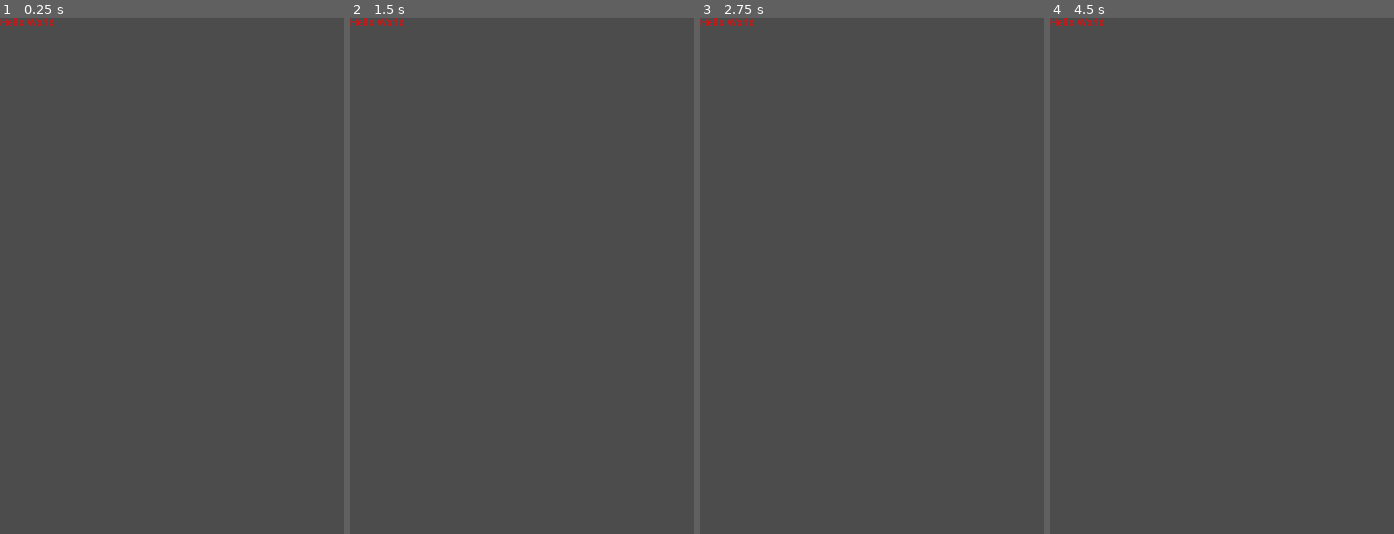
Above: before the commit, frames 1-4 (left to right).
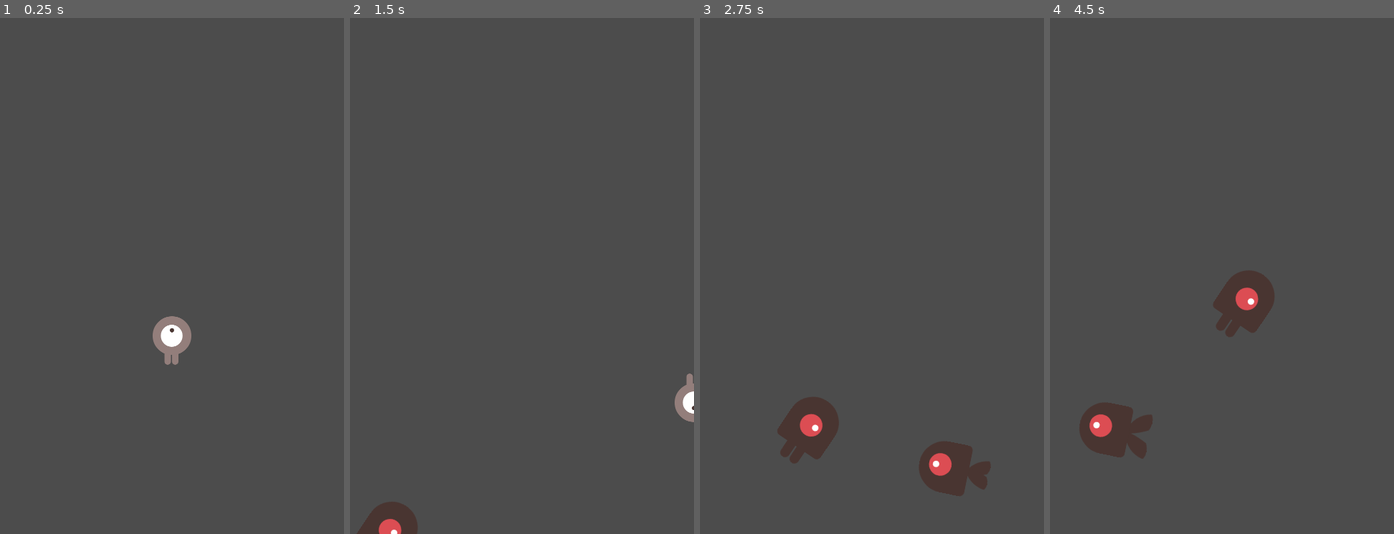
Above: after the commit, the same moments.

Repository: BozWorld/DodgeGodot
Game: Godot game, scene res://Main.tscn
Same seed, same stepped clock (60 frames per second), same inputs: the game is played once before the commit and once after it. Before the commit the project starts from res://Hello.tscn.
Inputs:
- Up to frame 1 (0.25 s): no input
- Up to frame 2 (1.5 s): tap Enter at 0.5 s; hold Right (ui_right) 0.53-1.28 s; hold Down (ui_down) from 1.28 s (still down)
- Up to frame 3 (2.75 s): release Down (ui_down) at 2.03 s; hold Right (ui_right) from 2.03 s (still down)
- Up to frame 4 (4.5 s): release Right (ui_right) at 2.78 s; hold Up (ui_up) 2.78-3.53 s; hold Left (ui_left) from 3.53 s (still down)

The runs differ from the first frame. In frame 1, 0.8% of the frame differs, in the area x 0-56%, y 0-68%; in frame 2, 1.3%; in frame 3, 3.1%; in frame 4, 3.2%, in the area x 0-66%, y 0-86%.

Commit message:
Add first gameplay

Diff:
--- a/DodgeGame/Main.gd
+++ b/DodgeGame/Main.gd
@@ -5,6 +5,7 @@
 
 func _ready():
 	randomize()
+	new_game()
 
 
 func game_over():
@@ -15,3 +16,30 @@
 	score = 0
 	$Player.start($StartPosition.position)
 	$StartTimer.start()
+
+
+func _on_MobTimer_timeout():
+	# Choose a random location on Path2D.
+	$MobPath/MobSpawnLocation.offset = randi()
+	# Create a Mob instance and add it to the scene.
+	var mob = Mob.instance()
+	add_child(mob)
+	# Set the mob's direction perpendicular to the path direction.
+	var direction = $MobPath/MobSpawnLocation.rotation + PI / 2
+	# Set the mob's position to a random location.
+	mob.position = $MobPath/MobSpawnLocation.position
+	# Add some randomness to the direction.
+	direction += rand_range(-PI / 4, PI / 4)
+	mob.rotation = direction
+	# Set the velocity (speed & direction).
+	mob.linear_velocity = Vector2(rand_range(mob.min_speed, mob.max_speed), 0)
+	mob.linear_velocity = mob.linear_velocity.rotated(direction)
+
+
+func _on_StartTimer_timeout():
+	$MobTimer.start()
+	$ScoreTimer.start()
+
+
+func _on_ScoreTimer_timeout():
+	score += 1
--- a/DodgeGame/Main.tscn
+++ b/DodgeGame/Main.tscn
@@ -23,7 +23,7 @@
 [node name="StartTimer" type="Timer" parent="."]
 one_shot = true
 
-[node name="Position2D" type="Position2D" parent="."]
+[node name="StartPosition" type="Position2D" parent="."]
 position = Vector2( 240, 450 )
 
 [node name="MobPath" type="Path2D" parent="."]
@@ -31,3 +31,6 @@
 
 [node name="MobSpawnLocation" type="PathFollow2D" parent="MobPath"]
 [connection signal="hit" from="Player" to="." method="game_over"]
+[connection signal="timeout" from="MobTimer" to="." method="_on_MobTimer_timeout"]
+[connection signal="timeout" from="ScoreTimer" to="." method="_on_ScoreTimer_timeout"]
+[connection signal="timeout" from="StartTimer" to="." method="_on_StartTimer_timeout"]
--- a/DodgeGame/Mob.tscn
+++ b/DodgeGame/Mob.tscn
@@ -6,18 +6,19 @@
 [ext_resource path="res://dodge_assets/art/enemySwimming_1.png" type="Texture" id=4]
 [ext_resource path="res://dodge_assets/art/enemyWalking_2.png" type="Texture" id=5]
 [ext_resource path="res://dodge_assets/art/enemyWalking_1.png" type="Texture" id=6]
-[ext_resource path="res://mob.gd" type="Script" id=7]
+[ext_resource path="res://Mob.gd" type="Script" id=7]
+
 
 [sub_resource type="SpriteFrames" id=1]
 animations = [ {
+"frames": [ ExtResource( 2 ), ExtResource( 3 ) ],
+"loop": true,
+"name": "fly",
+"speed": 3.0
+}, {
 "frames": [ ExtResource( 6 ), ExtResource( 5 ) ],
 "loop": true,
 "name": "walk",
-"speed": 3.0
-}, {
-"frames": [ ExtResource( 2 ), ExtResource( 3 ) ],
-"loop": true,
-"name": "fly",
 "speed": 3.0
 }, {
 "frames": [ ExtResource( 4 ), ExtResource( 1 ) ],
--- a/DodgeGame/Player.gd
+++ b/DodgeGame/Player.gd
@@ -38,9 +38,9 @@
 func _on_Player_body_entered(body):
 	hide()  # Player disappears after being hit.
 	emit_signal("hit")
-	$CollisionShape2D.set_deferred("disabled", true)
+	$PlayerCollision.set_deferred("disabled", true)
 
 func start(pos):
 	position = pos
 	show()
-	$CollisionShape2D.disabled = false
+	$PlayerCollision.disabled = false
--- a/DodgeGame/mob.gd
+++ b/DodgeGame/mob.gd
@@ -4,8 +4,8 @@
 export var max_speed = 250  # Maximum speed range.
 
 func _ready():
-	var mob_types = $AnimatedSprite.frames.get_animation_names()
-	$AnimatedSprite.animation = mob_types[randi() % mob_types.size()]
+	var mob_types = $MobSprite.frames.get_animation_names()
+	$MobSprite.animation = mob_types[randi() % mob_types.size()]
 
 func _on_VisibilityNotifier2D_screen_exited():
 	queue_free()
--- a/DodgeGame/project.godot
+++ b/DodgeGame/project.godot
@@ -16,7 +16,7 @@
 [application]
 
 config/name="Dodge Game"
-run/main_scene="res://Hello.tscn"
+run/main_scene="res://Main.tscn"
 config/icon="res://icon.png"
 
 [display]
